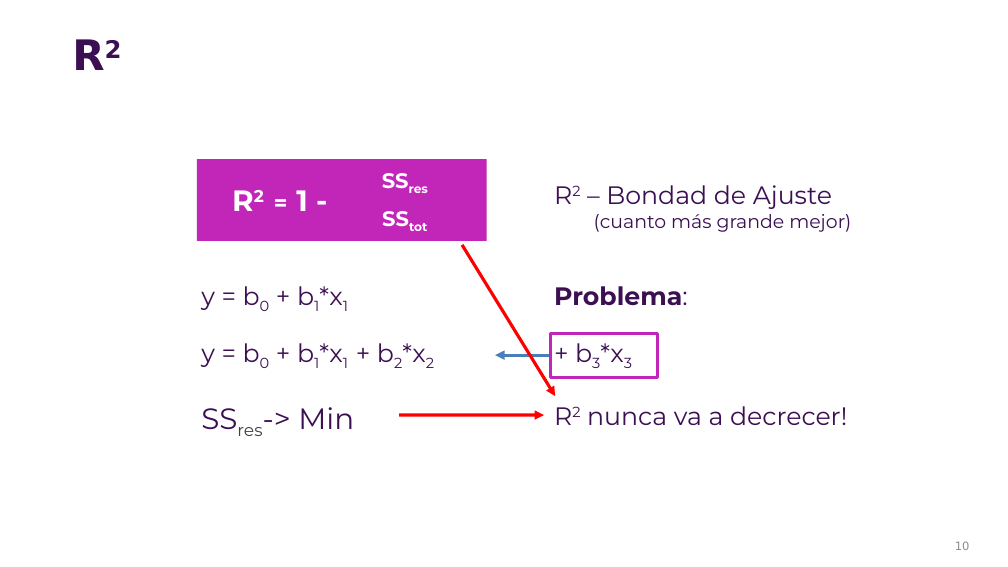
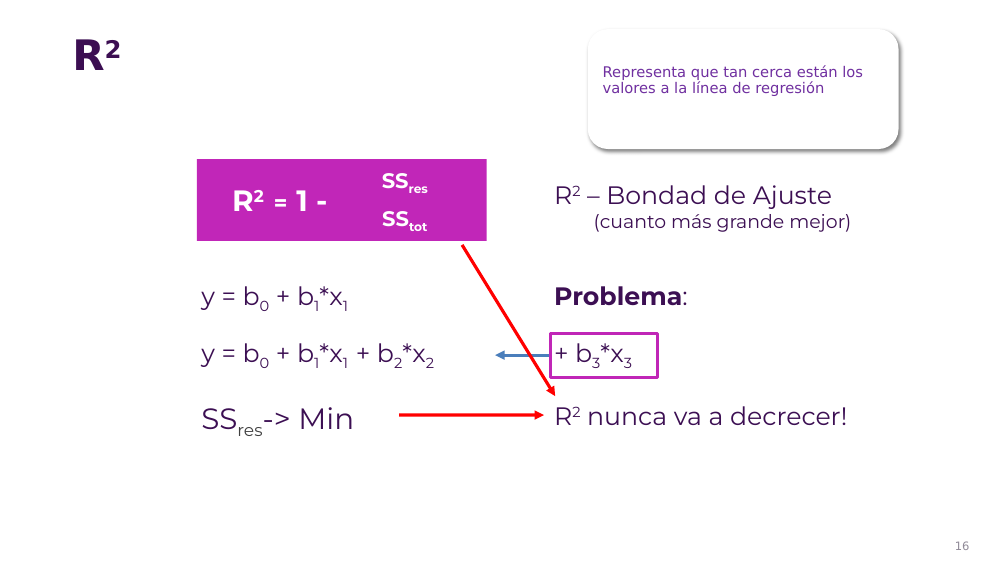
Before and after one commit to csameshiman/Axity_Curso_ML_2023, a slide deck: slide 16 of Diapositivas/Parte 02.Regresión/Sección 02.1.Simple Linear Regression/Simple_Linear_Regression.pptx (slide 10 before the commit). Drawn at 1008x567 pixels with LibreOffice and Linux fonts; fonts in the diff are those of the drawing; background and template pictures are left out. Boxes give left, top, right and bottom in pixels: in the first picture for what was removed or moved away, otherwise in the second. Text is boxed around its words. In the diff, an @@ line names an element or a change of style, - is before the commit and + after.

```diff
--- a/Diapositivas/Parte 02.Regresión/Sección 02.1.Simple Linear Regression/Simple_Linear_Regression.pptx
+++ b/Diapositivas/Parte 02.Regresión/Sección 02.1.Simple Linear Regression/Simple_Linear_Regression.pptx
@@ rounded rectangle added at bbox=[588, 29, 899, 149], fill #FFFFFF @@
@@ text added at bbox=[603, 65, 863, 96], 14 pt, text #7030A0 @@
+Representa que tan cerca están los valores a la línea de regresión
@@ page number at bbox=[955, 541, 970, 550]: text changed @@
-10
+16
```
Also in this commit, not shown: 4 other slides changed, 6 slides added.
